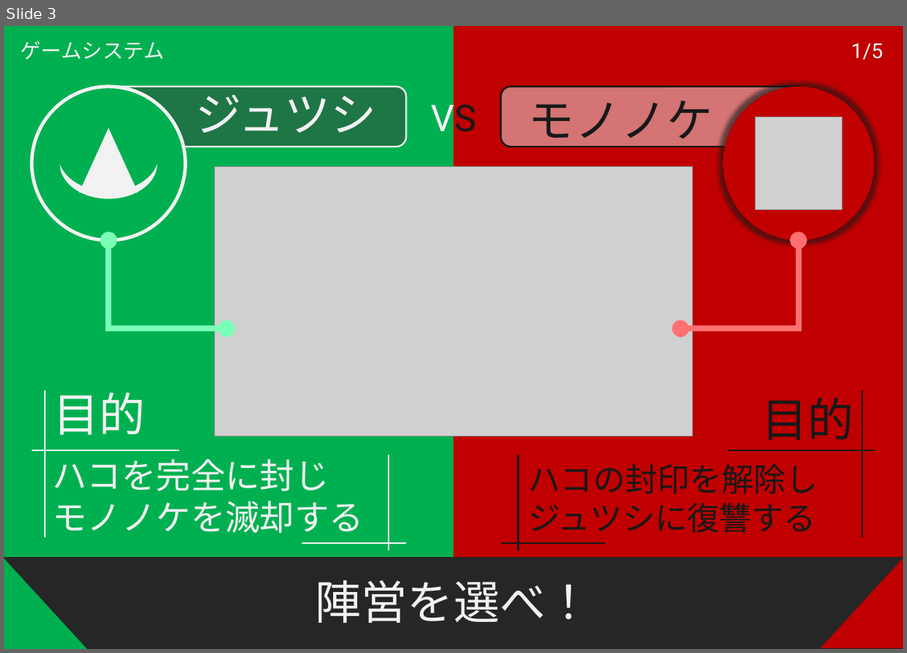
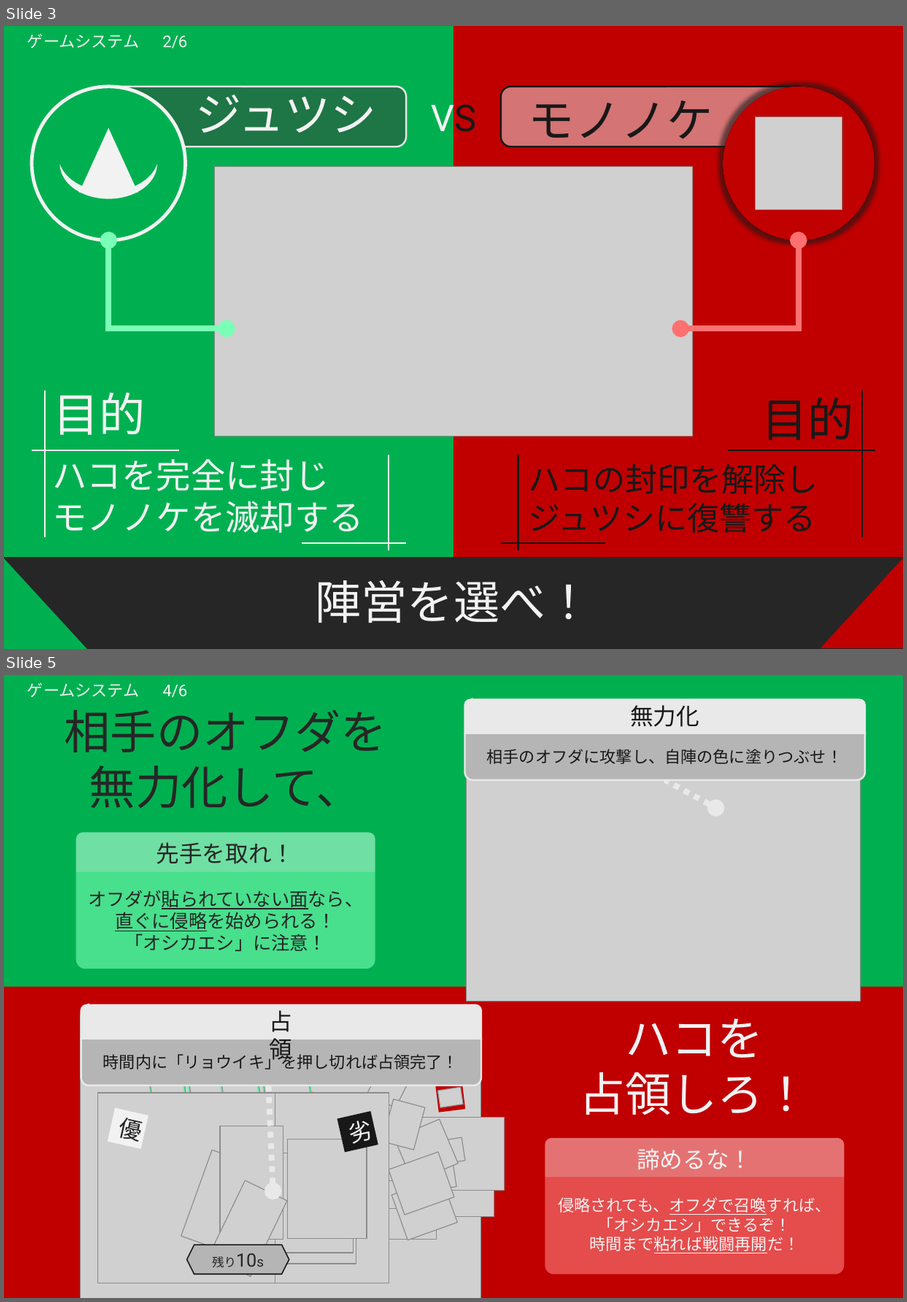
Before and after one commit to player00013/Obsidian_HyperCasual, a slide deck: 00_共同開発テンプレ/07_ライブラリ/外部資料/ハコノナカ_企画書.pptx. Shown one above the other, each under a label of ours: slide 3 before the commit, slides 3 and 5 after it; the slides between them are not shown. The pictures are 907x653 and 907x1302 pixels, drawn with LibreOffice and Linux fonts; fonts in the diff are those of the drawing; grey boxes stand for pictures. Boxes give left, top, right and bottom in pixels: in the first picture for what was removed or moved away, otherwise in the second. Text is boxed around its words. In the diff, an @@ line names an element or a change of style, - is before the commit and + after.

```diff
--- a/00_共同開発テンプレ/07_ライブラリ/外部資料/ハコノナカ_企画書.pptx
+++ b/00_共同開発テンプレ/07_ライブラリ/外部資料/ハコノナカ_企画書.pptx
@@ slide 5 added at (4,675,903,1298), background #00B050 @@
@@ text added at (27,683,187,698), 14 pt, text #F2F2F2 @@
+ゲームシステム 4/6
@@ text added at (65,710,387,808), 40 pt, text #262626 @@
+相手のオフダを
+無力化して、
@@ picture added at (467,715,861,1001) @@
@@ group added at (465,700,865,779): 2 round same rects, 2 texts @@
+無力化
+相手のオフダに攻撃し、自陣の色に塗りつぶせ！
@@ arrow added from (665, 779) to (716, 808), #E9E9E9 5 pt dashed @@
@@ group added at (76,832,376,969): 2 round same rects, 2 texts @@
+先手を取れ！
+オフダが貼られていない面なら、
+直ぐに侵略を始められる！
+「オシカエシ」に注意！
@@ rectangle added at (4,987,903,1298), fill #C00000 @@
@@ round same rect added at (81,1005,481,1039), fill #E9E9E9, outline #E9E9E9 1.5 pt @@
@@ text added at (270,1010,293,1064), 20 pt, text #181818 @@
+占領
@@ text added at (579,1018,810,1114), 40 pt, text #F2F2F2 @@
+ハコを
+占領しろ！
@@ round same rect added at (81,1039,481,1085), fill #B5B5B5, outline #E9E9E9 1.5 pt @@
@@ text added at (103,1052,459,1069), 14 pt, text #181818 @@
+時間内に「リョウイキ」を押し切れば占領完了！
@@ group added at (81,1015,505,1298): 29 pictures, 10 rectangles, 1 hexagon, 1 arrow @@
+優
+劣
+残り10s
@@ group added at (546,1138,845,1274): 2 round same rects, 2 texts @@
+諦めるな！
+侵略されても、オフダで召喚すれば、
+「オシカエシ」できるぞ！
+時間まで粘れば戦闘再開だ！
@@ slide 3 changed as well @@
@@ text at (27,34,187,49): text changed; size 18 to 14 pt @@
-ゲームシステム
+ゲームシステム 2/6
@@ text removed at (852,43,884,60) @@
-1/5
```
Also in this commit, not shown: 7 other slides changed, 8 other files.
